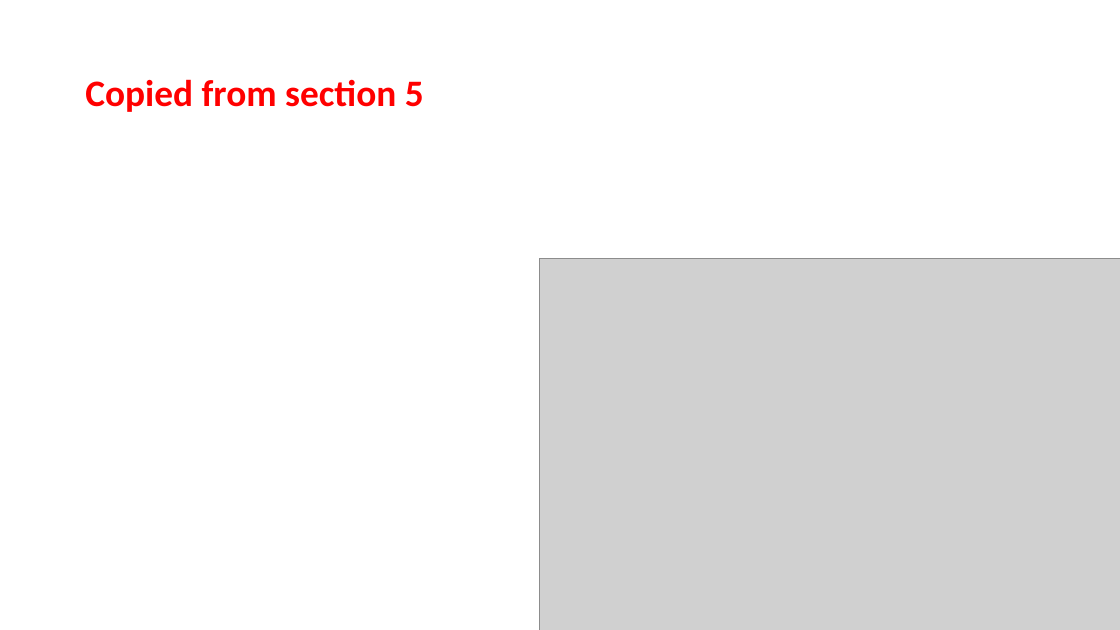
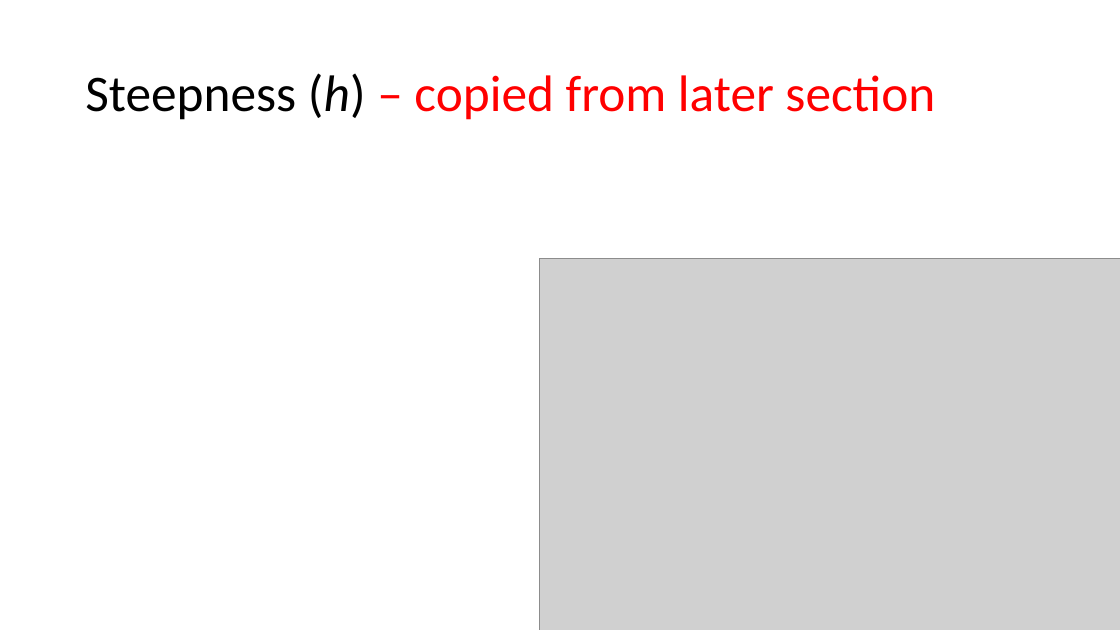
Before and after one commit to TESA-workshops/Ref-Pt-101, a slide deck: slide 35 of RefPt101_draft+rf.pptx (slide 15 before the commit). Drawn at 1120x630 pixels with LibreOffice and Linux fonts; fonts in the diff are those of the drawing; grey boxes stand for pictures. Boxes give left, top, right and bottom in pixels: in the first picture for what was removed or moved away, otherwise in the second. Text is boxed around its words. In the diff, an @@ line names an element or a change of style, - is before the commit and + after.

```diff
--- a/RefPt101_draft+rf.pptx
+++ b/RefPt101_draft+rf.pptx
@@ title at (85, 73, 935, 120): text changed; size 32 to 44 pt; bold off @@
-Copied from section 5
+Steepness (h) – copied from later section
```
Also in this commit, not shown: 15 other slides changed, 12 slides added, 1 slide removed.
